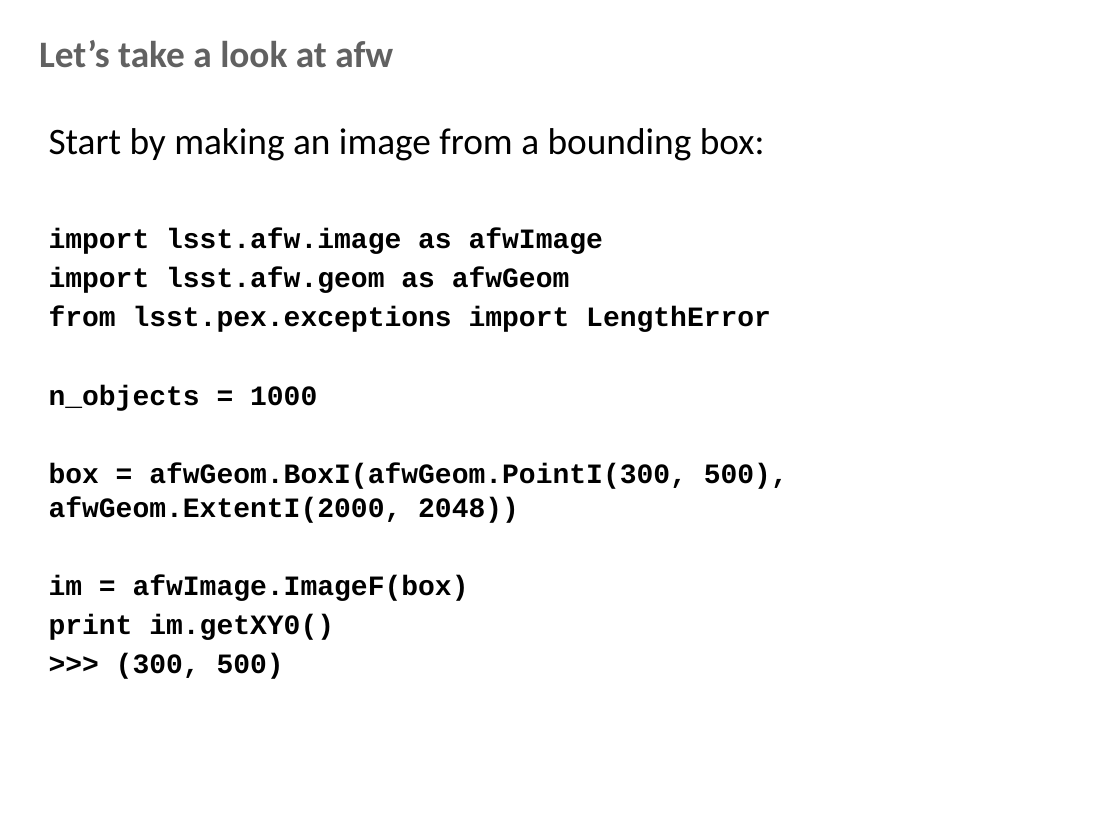
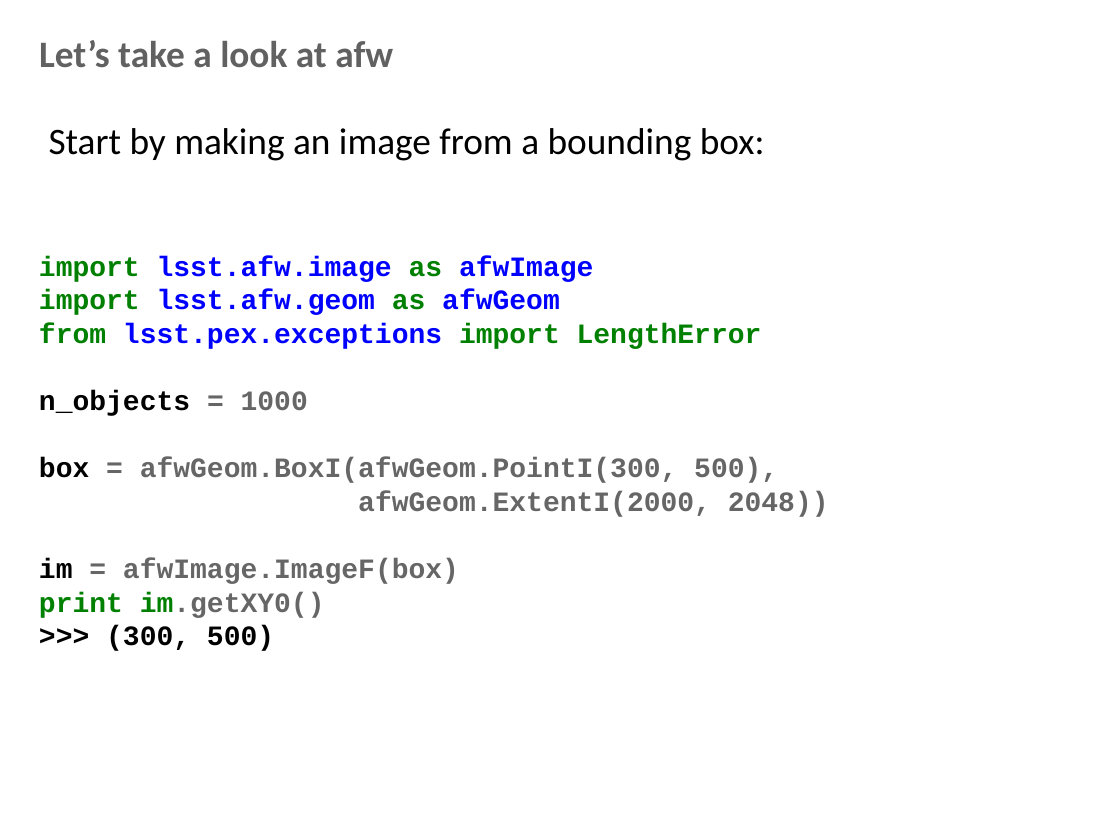
Before and after one commit to lsst-dm/Oct15_bootcamp, a slide deck: slide 11 of documents/afw_lecture.pptx. Drawn at 1120x840 pixels with LibreOffice and Linux fonts; fonts in the diff are those of the drawing; background and template pictures are left out. Boxes give left, top, right and bottom in pixels: in the first picture for what was removed or moved away, otherwise in the second. Text is boxed around its words. In the diff, an @@ line names an element or a change of style, - is before the commit and + after.

```diff
--- a/documents/afw_lecture.pptx
+++ b/documents/afw_lecture.pptx
@@ text at [49, 228, 788, 679]: paragraphs removed @@
-import lsst.afw.image as afwImage
-import lsst.afw.geom as afwGeom
-from lsst.pex.exceptions import LengthError
-n_objects = 1000
-box = afwGeom.BoxI(afwGeom.PointI(300, 500), afwGeom.ExtentI(2000, 2048))
-im = afwImage.ImageF(box)
-print im.getXY0()
->>> (300, 500)
@@ text added at [39, 256, 829, 651], 18 pt, text #666666, bold @@
+import lsst.afw.image as afwImage
+import lsst.afw.geom as afwGeom
+from lsst.pex.exceptions import LengthError
+n_objects = 1000
+box = afwGeom.BoxI(afwGeom.PointI(300, 500),
+afwGeom.ExtentI(2000, 2048))
+im = afwImage.ImageF(box)
+print im.getXY0()
+>>> (300, 500)
```
Also in this commit, not shown: 16 other slides changed, 10 slides added, 4 slides removed, 2 other files.
